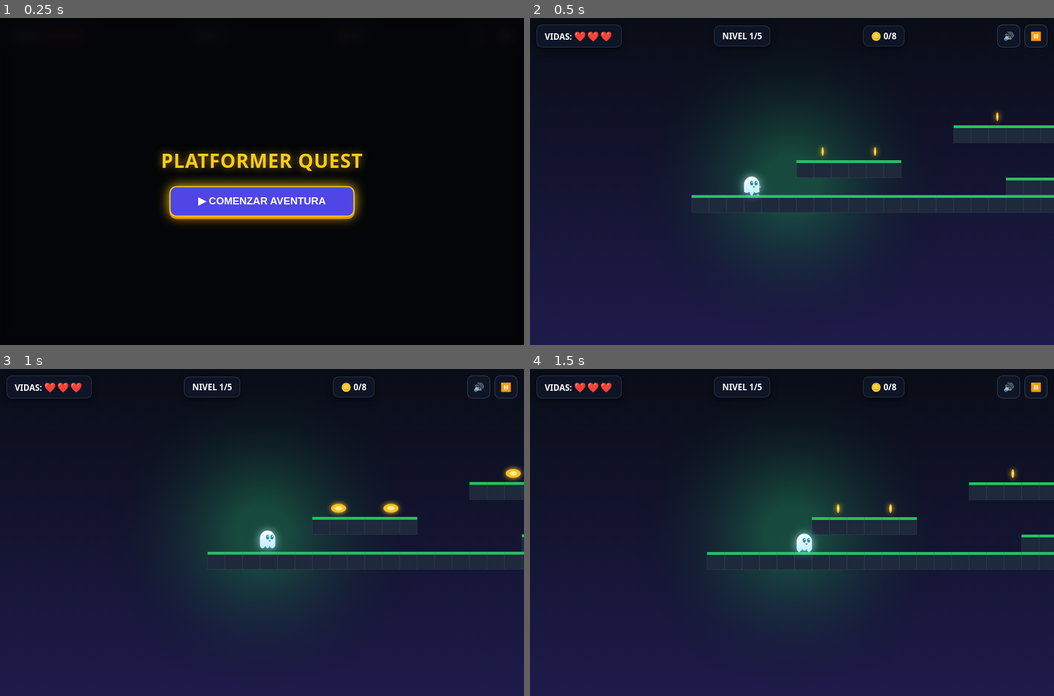
Above: before the commit, frames 1-4 (two rows, left to right).
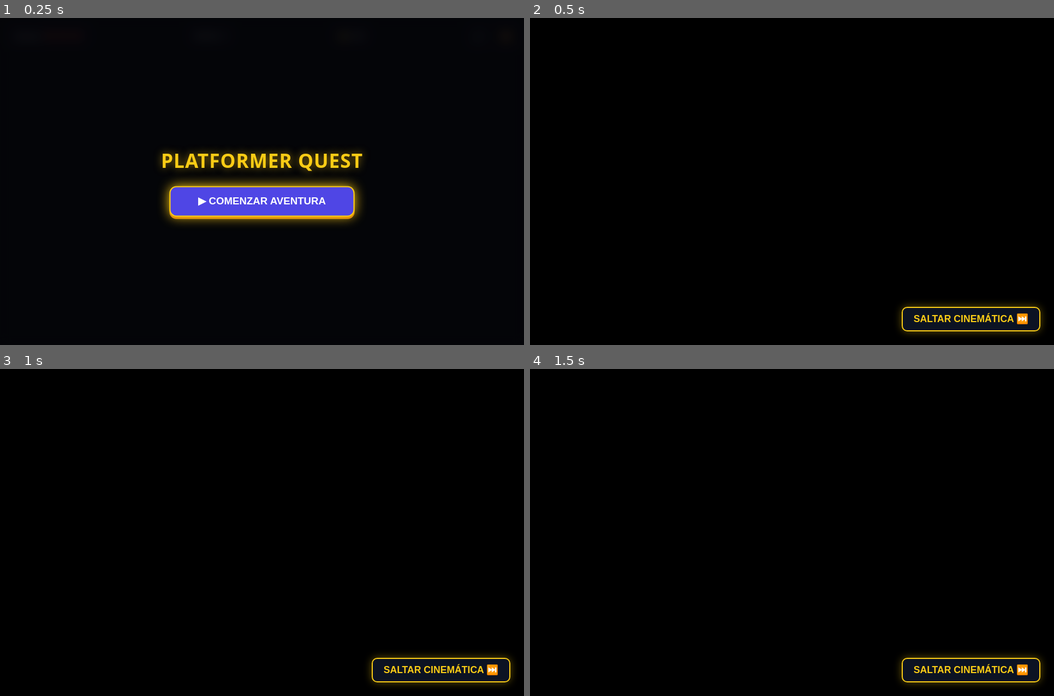
Above: after the commit, the same moments.

Repository: Luffy0u0/Platformer-quest
Game: browser game, page index.html
Two runs of this game, one before a commit and one after it. Both use one fixed random seed, a clock stepped at 60 frames per second and the inputs below.
Inputs:
- Up to frame 1 (0.25 s): no input
- Up to frame 2 (0.5 s): click "▶ COMENZAR AVENTURA" at 0.27 s
- Up to frame 3 (1 s): no input
- Up to frame 4 (1.5 s): hold Right from 1.03 s (still down)

Frame 1 is identical in both runs. In frame 2, 95% of the frame differs, in the area x 0-100%, y 2-100%; in frame 3, 95%; in frame 4, 95%.

Commit message:
Add files via upload

Diff:
--- a/index.html
+++ b/index.html
@@ -28,11 +28,54 @@
     .t-btn:active, .t-btn.active { background: rgba(255, 255, 255, 0.4); transform: scale(0.94); }
     .control-buttons { display: flex; gap: 8px; align-items: center; }
     .ctrl-icon-btn { background: rgba(15, 23, 42, 0.85); border: 1px solid rgba(255,255,255,0.2); color: white; width: 42px; height: 42px; border-radius: 10px; font-size: 1rem; display: flex; justify-content: center; align-items: center; cursor: pointer; pointer-events: auto; }
+
+    /* Estilos para el reproductor de cinemática */
+    #cutscene-overlay {
+      position: absolute;
+      top: 0; left: 0;
+      width: 100vw; height: 100vh; height: 100dvh;
+      background: #000;
+      z-index: 100;
+      display: flex;
+      justify-content: center;
+      align-items: center;
+    }
+    #cutscene-video {
+      width: 100%;
+      height: 100%;
+      object-fit: contain;
+      background: #000;
+    }
+    #skip-cutscene-btn {
+      position: absolute;
+      bottom: 25px;
+      right: 25px;
+      background: rgba(15, 23, 42, 0.85);
+      border: 2px solid #facc15;
+      color: #facc15;
+      padding: 10px 20px;
+      font-weight: bold;
+      border-radius: 10px;
+      cursor: pointer;
+      z-index: 101;
+      backdrop-filter: blur(5px);
+      box-shadow: 0 0 15px rgba(250, 204, 21, 0.4);
+    }
   </style>
 </head>
 <body>
   <div id="game-container">
     <canvas id="canvas"></canvas>
+
+    <!-- CINEMÁTICA DE VIDEO MP4 -->
+    <div id="cutscene-overlay" class="hidden">
+      <video id="cutscene-video" playsinline preload="auto">
+        <source src="cinematica.mp4" type="video/mp4">
+        Tu navegador no soporta la reproducción de video.
+      </video>
+      <button id="skip-cutscene-btn" class="btn">SALTAR CINEMÁTICA ⏭️</button>
+    </div>
+
     <div id="hud">
       <div class="hud-box">VIDAS: <span class="lives" id="lives-display">❤️❤️❤️</span></div>
       <div class="hud-box" id="level-display">NIVEL 1</div>
@@ -359,7 +402,7 @@
               this.y = mp.y - this.h;
               this.vy = 0;
               this.grounded = true;
-              this.x += mp.vx; // Arrastrar con la plataforma móvil
+              this.x += mp.vx;
               if(!wasGrounded) createDustParticle(this.x + 14, this.y + 36);
             } else if (this.vy < 0) {
               this.y = mp.y + mp.h;
@@ -545,7 +588,6 @@
       const lvl = LEVELS[idx];
       const map = lvl.map;
 
-      // Agrupar bloques consecutivos 'M' horizontales en plataformas móviles
       for (let r = 0; r < map.length; r++) {
         let startM = -1;
         for (let c = 0; c <= map[r].length; c++) {
@@ -878,6 +920,34 @@
       }
     }
 
+    /* SISTEMA DE REPRODUCCIÓN DE CINEMÁTICA MP4 */
+    function playCutscene(onCompleteCallback) {
+      sound.stopMusic();
+      const overlay = document.getElementById('cutscene-overlay');
+      const video = document.getElementById('cutscene-video');
+
+      overlay.classList.remove('hidden');
+      video.currentTime = 0;
+
+      let playPromise = video.play();
+      if (playPromise !== undefined) {
+        playPromise.catch(error => {
+          console.log("Reproducción automática bloqueada, requiriendo interacción", error);
+        });
+      }
+
+      function finishCutscene() {
+        video.pause();
+        overlay.classList.add('hidden');
+        video.removeEventListener('ended', finishCutscene);
+        document.getElementById('skip-cutscene-btn').removeEventListener('click', finishCutscene);
+        if (onCompleteCallback) onCompleteCallback();
+      }
+
+      video.addEventListener('ended', finishCutscene);
+      document.getElementById('skip-cutscene-btn').onclick = finishCutscene;
+    }
+
     window.addEventListener('keydown', e => {
       sound.init();
       if (e.key === 'ArrowLeft' || e.key === 'a') keys.left = true;
@@ -908,12 +978,17 @@
     setupTouch('btn-right', 'right');
     setupTouch('btn-jump', 'jump');
 
+    /* BOTÓN DE INICIO CON INTEGRACIÓN DE CINEMÁTICA */
     document.getElementById('start-btn').addEventListener('click', () => {
-      sound.init(); sound.startMusic();
-      lives = 3; currentLevelIndex = 0;
-      loadLevel(currentLevelIndex);
-      showOverlay(null);
-      gameState = 'PLAYING';
+      sound.init();
+      showOverlay(null); // Ocultar menú principal
+
+      playCutscene(() => {
+        sound.startMusic();
+        lives = 3; currentLevelIndex = 0;
+        loadLevel(currentLevelIndex);
+        gameState = 'PLAYING';
+      });
     });
 
     document.getElementById('continue-btn').addEventListener('click', () => {
Not shown, added: cinematica.mp4
